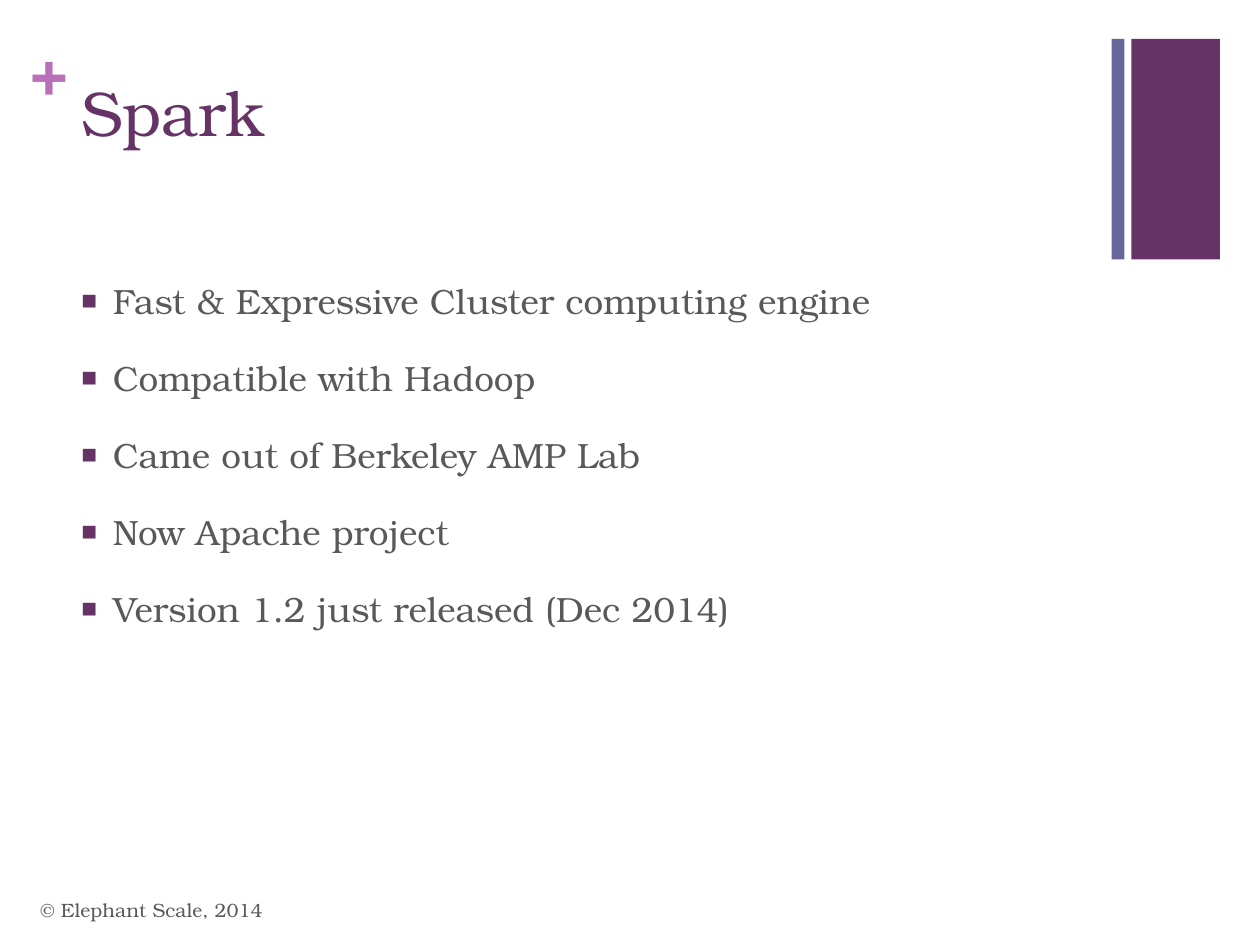
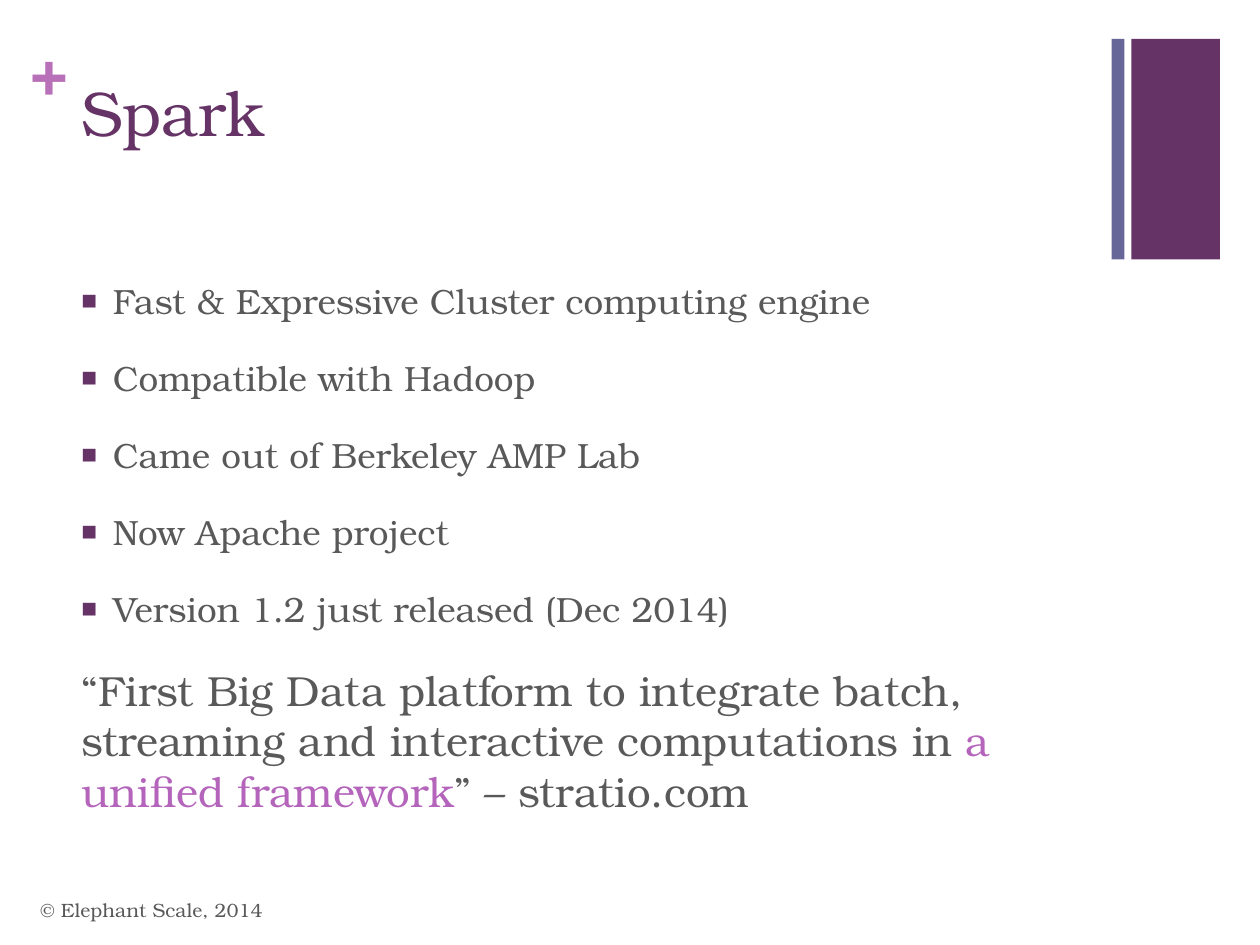
Before and after one commit to mattvinks/spark-labs, a slide deck: slide 2 of slides/01_Spark_Background.pptx. Drawn at 1260x945 pixels with LibreOffice and Linux fonts; fonts in the diff are those of the drawing. Boxes give left, top, right and bottom in pixels: in the first picture for what was removed or moved away, otherwise in the second. Text is boxed around its words. In the diff, an @@ line names an element or a change of style, - is before the commit and + after.

```diff
--- a/slides/01_Spark_Background.pptx
+++ b/slides/01_Spark_Background.pptx
@@ text at [81, 675, 990, 808]: paragraph added @@
+“First Big Data platform to integrate batch, streaming and interactive computations in a unified framework” – stratio.com
```
Also in this commit, not shown: 5 slides added, 16 other files.
